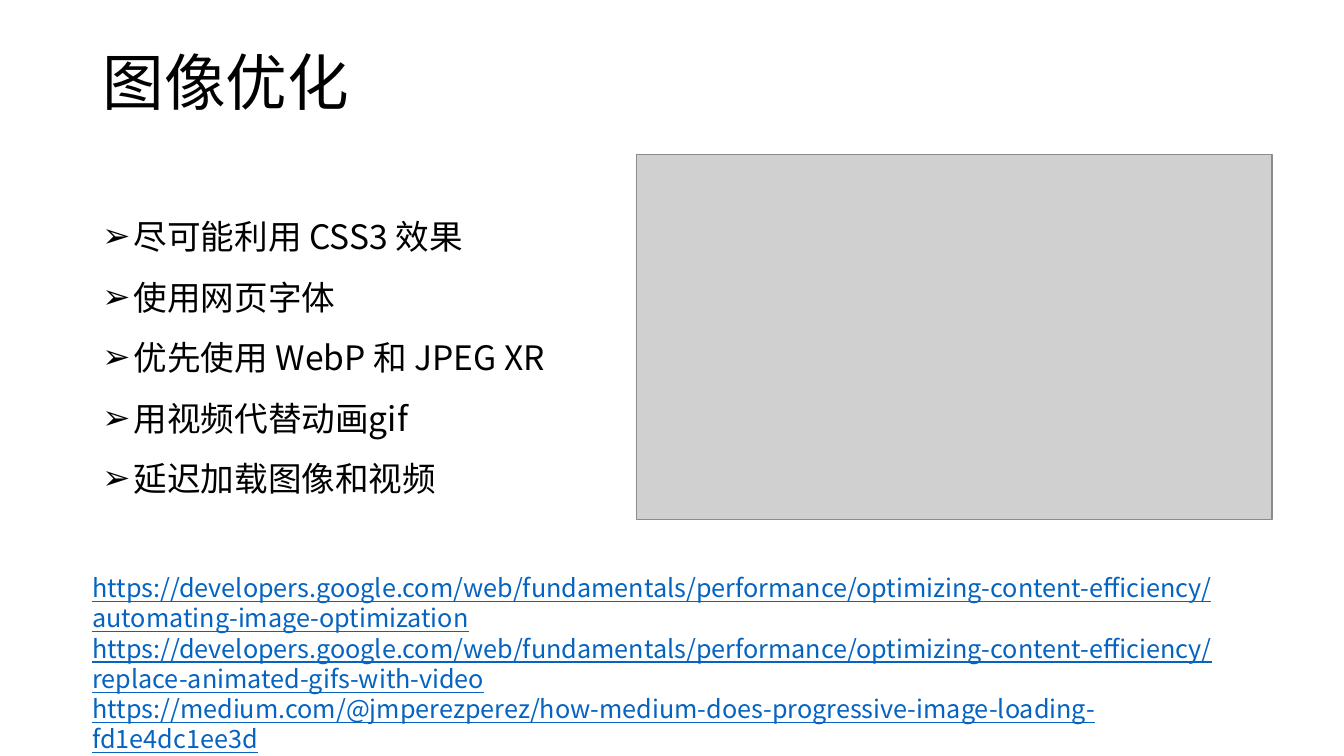
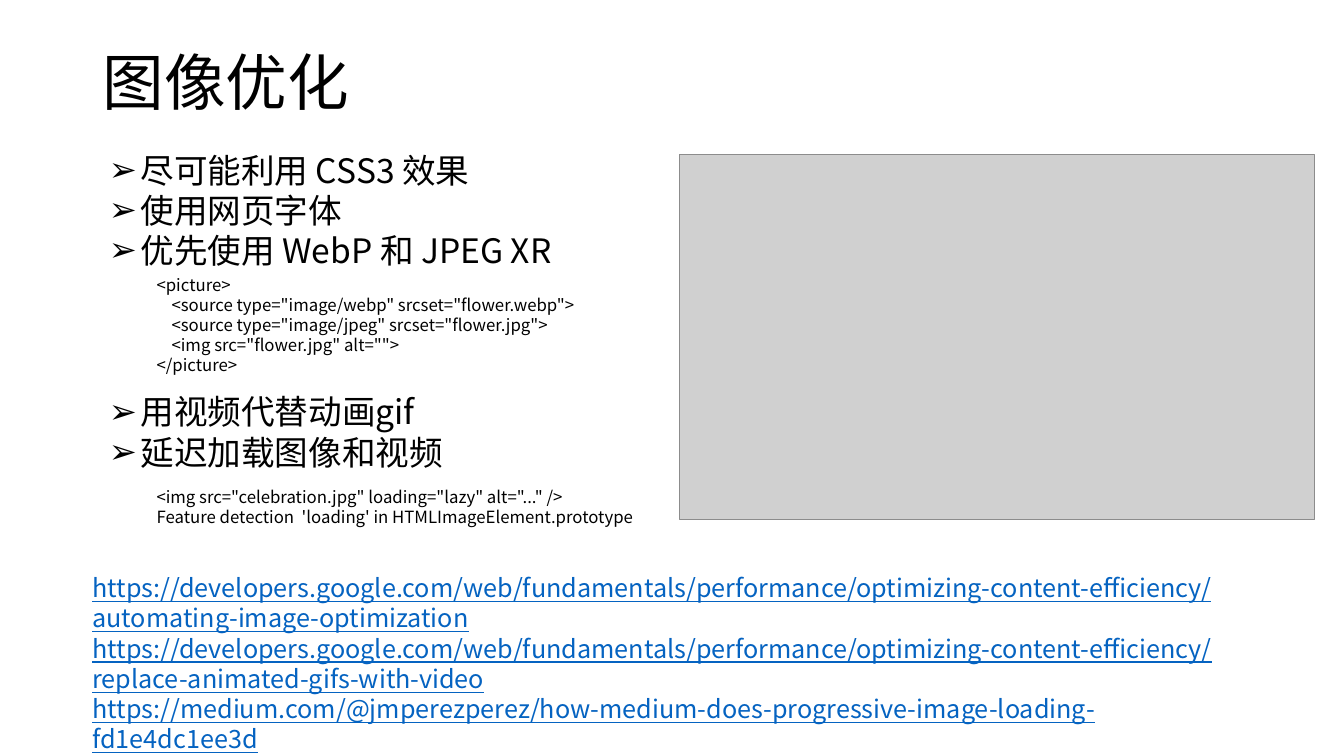
Before and after one commit to dzgcsmthmt/practice, a slide deck: slide 5 of 前端性能.pptx. Drawn at 1344x756 pixels with LibreOffice and Linux fonts; fonts in the diff are those of the drawing; grey boxes stand for pictures. Boxes give left, top, right and bottom in pixels: in the first picture for what was removed or moved away, otherwise in the second. Text is boxed around its words. In the diff, an @@ line names an element or a change of style, - is before the commit and + after.

Commit message:
git picture & lazy image

```diff
--- a/前端性能.pptx
+++ b/前端性能.pptx
@@ text "尽可能利用 CSS3 效果": place and size @@
-text "尽可能利用 CSS3 效果" at (134,221,545,494)
+text "尽可能利用 CSS3 效果" at (140,155,552,468)
@@ text "尽可能利用 CSS3 效果" at (140,155,552,468): line spacing 1.5 to 1 @@
@@ picture: place and size @@
-picture at (637,155,1272,519)
+picture at (680,155,1315,519)
@@ text added at (157,278,574,375), 12 pt, text #000000 @@
+<picture>
+<source type="image/webp" srcset="flower.webp">
+<source type="image/jpeg" srcset="flower.jpg">
+<img src="flower.jpg" alt="">
+</picture>
@@ text added at (157,489,633,528), 12 pt, text #000000 @@
+<img src="celebration.jpg" loading="lazy" alt="..." />
+Feature detection 'loading' in HTMLImageElement.prototype
```
Also in this commit, not shown: 3 other slides changed.
